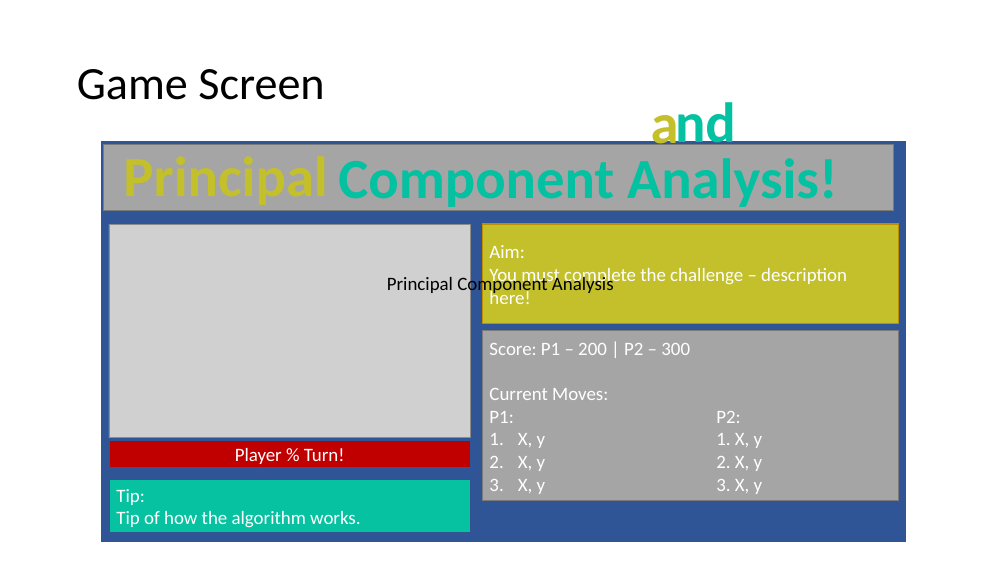
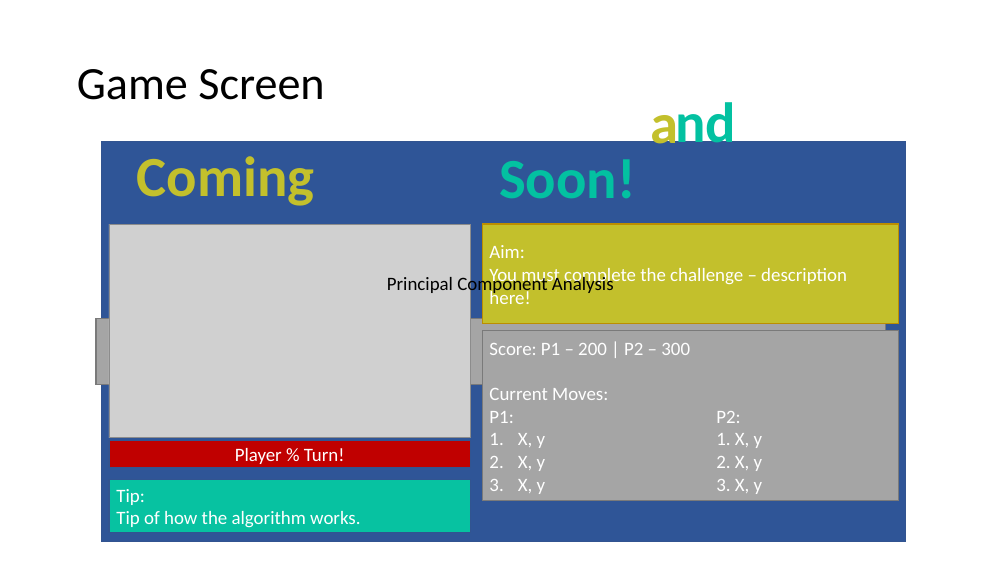
Before and after one commit to codingWithAndy/Thesis_Project, a slide deck: slide 12 of Additional Content/App Storyboard.pptx. Drawn at 1008x567 pixels with LibreOffice and Linux fonts; fonts in the diff are those of the drawing; grey boxes stand for pictures. Boxes give left, top, right and bottom in pixels: in the first picture for what was removed or moved away, otherwise in the second. Text is boxed around its words. In the diff, an @@ line names an element or a change of style, - is before the commit and + after.

Commit message:
coming soon ui created.

```diff
--- a/Additional Content/App Storyboard.pptx
+++ b/Additional Content/App Storyboard.pptx
@@ text at (137,156,315,206): text changed @@
-Principal
+Coming
@@ text at (499,159,635,199): text changed @@
-Component Analysis!
+Soon!
@@ rectangle: place and size @@
-rectangle at (104,144,894,211)
+rectangle at (96,318,885,385)
```
Also in this commit, not shown: 1 other slide changed, 5 other files.
